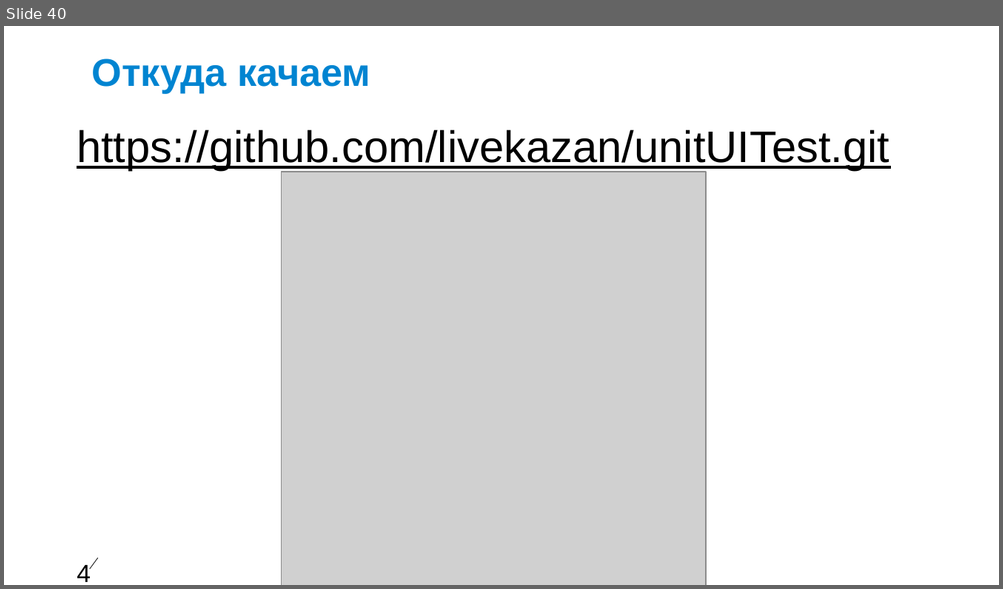
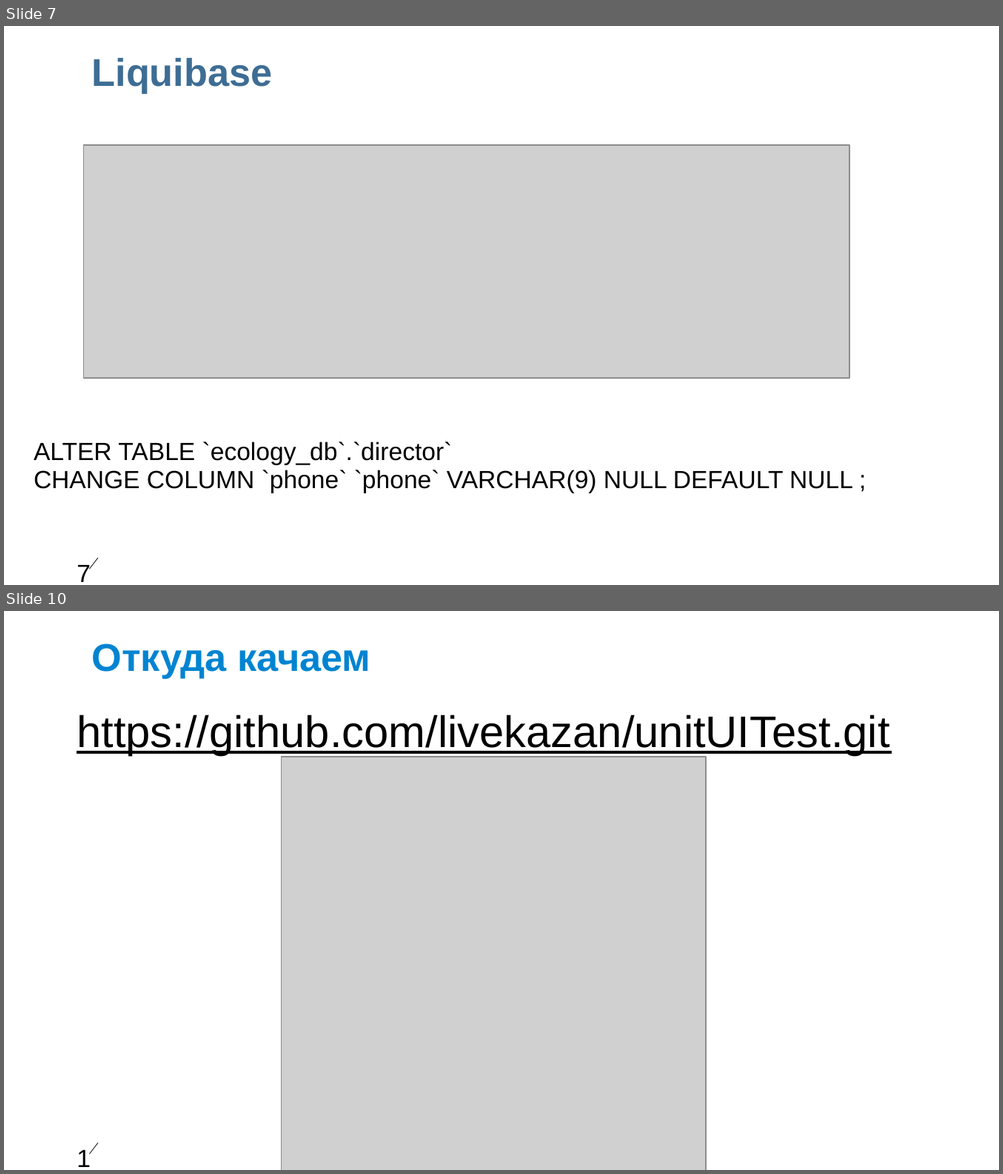
Before and after one commit to livekazan/unitUITest, a slide deck: LiquiBase.ppt. Shown one above the other, each under a label of ours: slide 40 before the commit, slides 7 and 10 after it; the slides between them are not shown. The pictures are 1003x589 and 1003x1174 pixels, drawn with LibreOffice and Linux fonts; fonts in the diff are those of the drawing; grey boxes stand for pictures; background and template pictures are left out. Boxes give left, top, right and bottom in pixels: in the first picture for what was removed or moved away, otherwise in the second. Text is boxed around its words. In the diff, an @@ line names an element or a change of style, - is before the commit and + after.

```diff
--- a/LiquiBase.ppt
+++ b/LiquiBase.ppt
@@ slide 7 added at [4,26,999,585], background #FFFFFF; not listed: 2 template elements that a slide beside it also shows @@
@@ free added at [91,48,976,141], 28 pt, text #3E6D94, bold @@
+Liquibase
@@ picture added at [84,145,849,378] @@
@@ text added at [34,442,853,493], 18 pt, text #000000 @@
+ALTER TABLE `ecology_db`.`director`
+CHANGE COLUMN `phone` `phone` VARCHAR(9) NULL DEFAULT NULL ;
@@ what was slide 40 is now slide 10 @@
@@ page number at [73,1141,90,1165]: text changed @@
-40
+10
```
Also in this commit, not shown: 1 slide changed, 7 other slides added, 38 slides removed, 1 other file.
